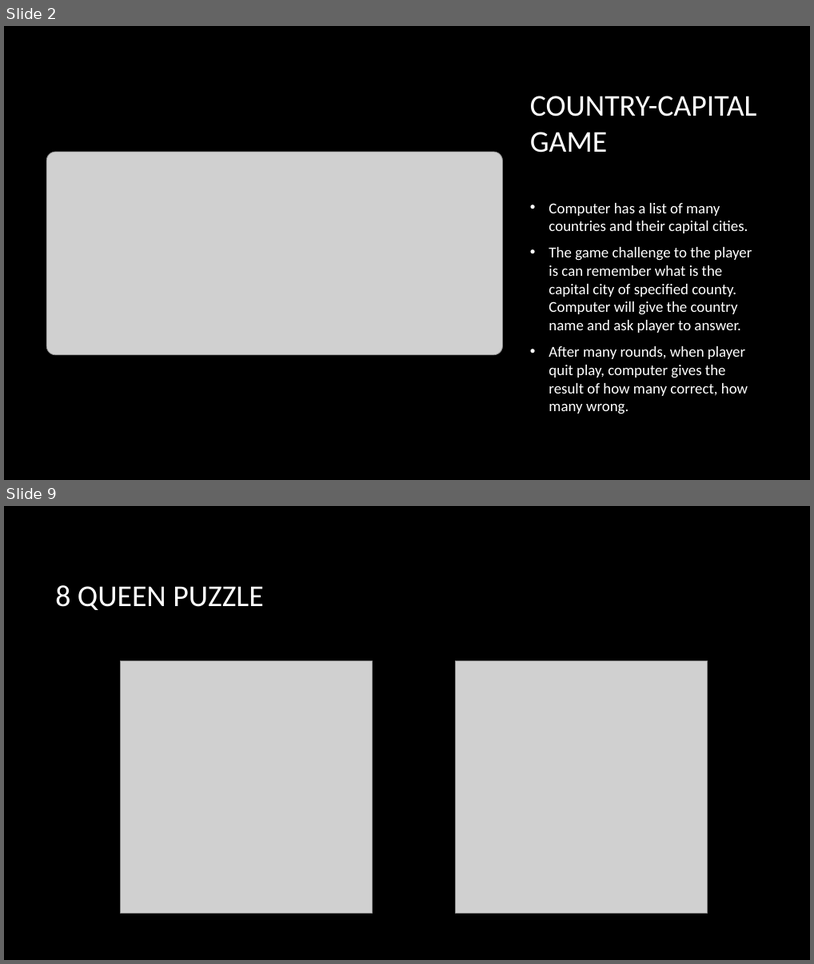
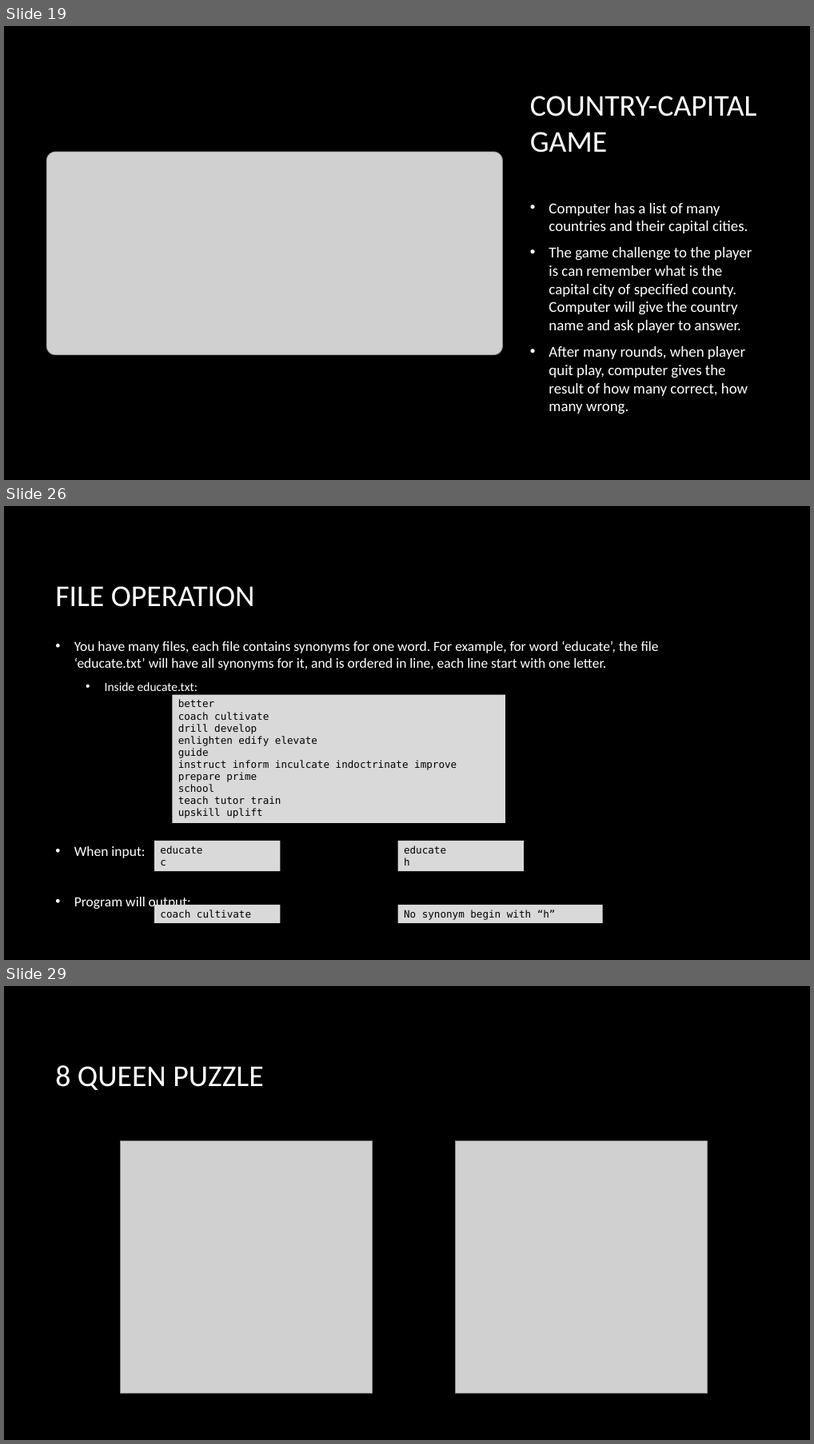
Before and after one commit to bon-netizen/Python-Class-Beginner, a slide deck: Py B - unit 3p.pptx. Shown one above the other, each under a label of ours: slides 2 and 9 before the commit, slides 19, 26 and 29 after it; the slides between them are not shown. The pictures are 814x964 and 814x1444 pixels, drawn with LibreOffice and Linux fonts; fonts in the diff are those of the drawing; grey boxes stand for pictures; background and template pictures are left out. Boxes give left, top, right and bottom in pixels: in the first picture for what was removed or moved away, otherwise in the second. Text is boxed around its words. In the diff, an @@ line names an element or a change of style, - is before the commit and + after.

Commit message:
update 3rd round teaching

```diff
--- a/Py B - unit 3p.pptx
+++ b/Py B - unit 3p.pptx
@@ slide 26 added at [4, 506, 810, 960], background picture (left out) @@
@@ title added at [55, 586, 255, 607], 36 pt, text #FFFFFF @@
+FILE OPERATION
@@ text added at [74, 640, 659, 910], 16.6 pt, text #FFFFFF @@
+• You have many files, each file contains synonyms for one word. For example, for word ‘educate’, the file ‘educate.txt’ will have all synonyms for it, and is ordered in line, each line start with one letter.
+  • Inside educate.txt:
+• When input:
+• Program will output:
@@ rectangle added at [172, 695, 506, 823], fill #D9D9D9, 12 pt, text #000000 @@
+better
+coach cultivate
+drill develop
+enlighten edify elevate
+guide
+instruct inform inculcate indoctrinate improve
+prepare prime
+school
+teach tutor train
+upskill uplift
@@ rectangle added at [154, 840, 281, 871], fill #D9D9D9, 12 pt, text #000000 @@
+educate
+c
@@ rectangle added at [398, 840, 524, 871], fill #D9D9D9, 12 pt, text #000000 @@
+educate
+h
@@ rectangle added at [154, 904, 281, 923], fill #D9D9D9, 12 pt, text #000000 @@
+coach cultivate
@@ rectangle added at [398, 904, 603, 923], fill #D9D9D9, 12 pt, text #000000 @@
+No synonym begin with “h”
@@ what was slide 2 is now slide 19 @@
@@ what was slide 9 is now slide 29 @@
```
Also in this commit, not shown: 2 slides changed, 21 other slides added, 14 other files.
